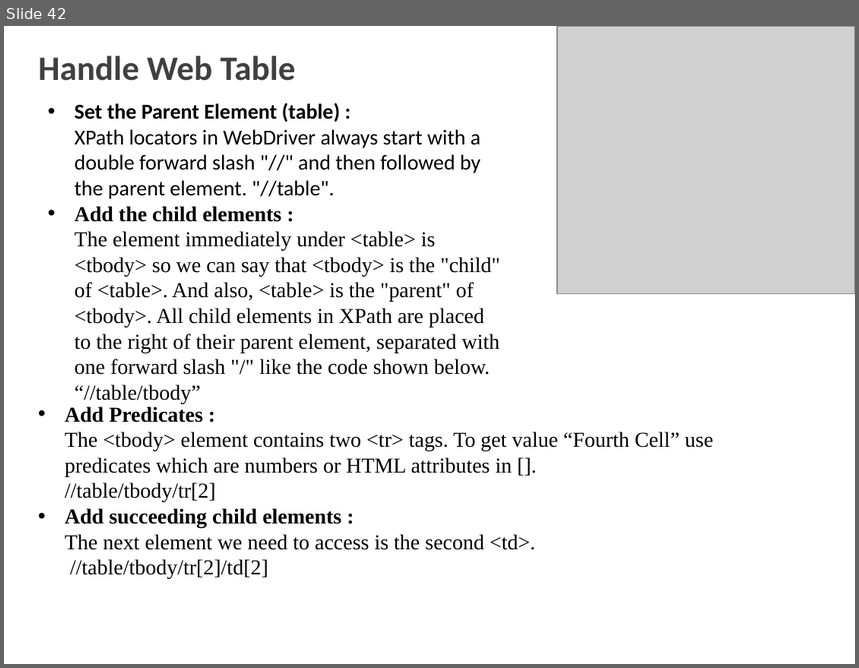
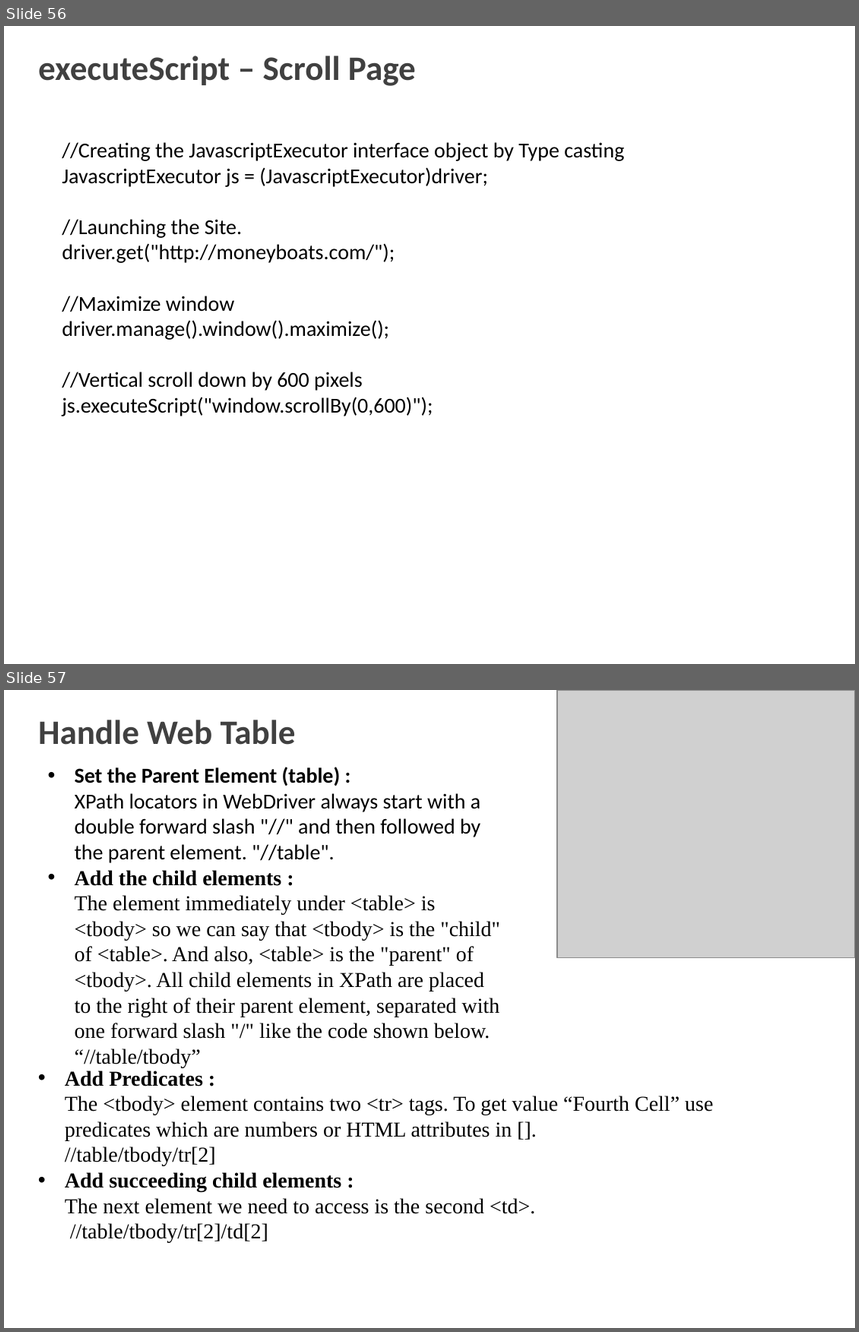
Before and after one commit to shalini06mittal/MphasisPhase5Batch1, a slide deck: 2_Selenium.pptx. Shown one above the other, each under a label of ours: slide 42 before the commit, slides 56 and 57 after it. The pictures are 859x668 and 859x1332 pixels, drawn with LibreOffice and Linux fonts; fonts in the diff are those of the drawing; grey boxes stand for pictures; background and template pictures are left out. Boxes give left, top, right and bottom in pixels: in the first picture for what was removed or moved away, otherwise in the second. Text is boxed around its words. In the diff, an @@ line names an element or a change of style, - is before the commit and + after.

```diff
--- a/2_Selenium.pptx
+++ b/2_Selenium.pptx
@@ slide 56 added at box(4, 26, 855, 664), background picture (left out) @@
@@ title added at box(38, 56, 416, 86), 29 pt, text #404040, bold @@
+executeScript – Scroll Page
@@ text added at box(62, 142, 624, 417), 18 pt, text #000000 @@
+//Creating the JavascriptExecutor interface object by Type casting
+JavascriptExecutor js = (JavascriptExecutor)driver;
+//Launching the Site.
+driver.get("http://moneyboats.com/");
+//Maximize window
+driver.manage().window().maximize();
+//Vertical scroll down by 600 pixels
+js.executeScript("window.scrollBy(0,600)");
@@ what was slide 42 is now slide 57 @@
```
Also in this commit, not shown: 2 slides changed, 21 other slides added, 42 other files.
